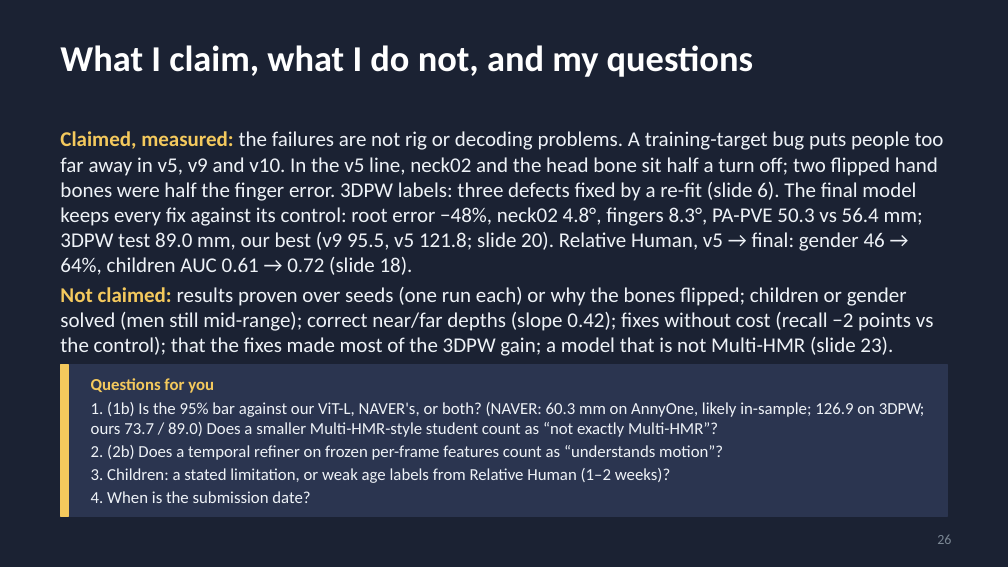
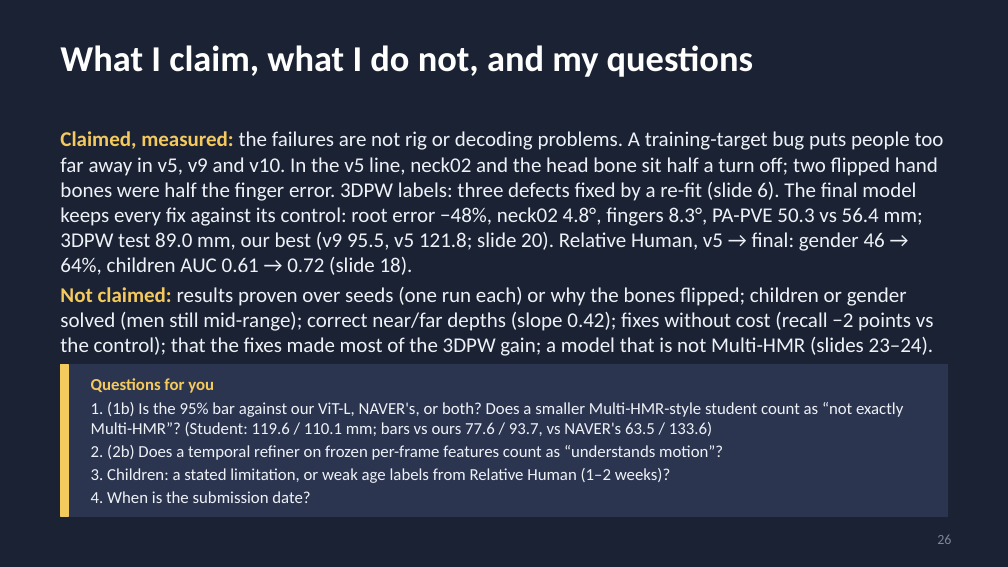
Before and after one commit to saadnajib/Multi-Person-Whole-Body-Human-Mesh-Recovery-in-a-Single-Shot-with-Annyone-dataset-and-3dpw-dataset, a slide deck: slide 26 of docs/supervisor_update_2026-10-19.pptx. Drawn at 1008x567 pixels with LibreOffice and Linux fonts; fonts in the diff are those of the drawing. Boxes give left, top, right and bottom in pixels: in the first picture for what was removed or moved away, otherwise in the second. Text is boxed around its words. In the diff, an @@ line names an element or a change of style, - is before the commit and + after.

```diff
--- a/docs/supervisor_update_2026-10-19.pptx
+++ b/docs/supervisor_update_2026-10-19.pptx
@@ text at [60, 287, 934, 356]: text changed @@
-Not claimed: results proven over seeds (one run each) or why the bones flipped; children or gender solved (men still mid-range); correct near/far depths (slope 0.42); fixes without cost (recall −2 points vs the control); that the fixes made most of the 3DPW gain; a model that is not Multi-HMR (slide 23).
+Not claimed: results proven over seeds (one run each) or why the bones flipped; children or gender solved (men still mid-range); correct near/far depths (slope 0.42); fixes without cost (recall −2 points vs the control); that the fixes made most of the 3DPW gain; a model that is not Multi-HMR (slides 23–24).
@@ text at [91, 402, 903, 436]: text changed @@
-1. (1b) Is the 95% bar against our ViT-L, NAVER's, or both? (NAVER: 60.3 mm on AnnyOne, likely in-sample; 126.9 on 3DPW; ours 73.7 / 89.0) Does a smaller Multi-HMR-style student count as “not exactly Multi-HMR”?
+1. (1b) Is the 95% bar against our ViT-L, NAVER's, or both? Does a smaller Multi-HMR-style student count as “not exactly Multi-HMR”? (Student: 119.6 / 110.1 mm; bars vs ours 77.6 / 93.7, vs NAVER's 63.5 / 133.6)
```
Also in this commit, not shown: 6 other slides changed, 10 other files.
